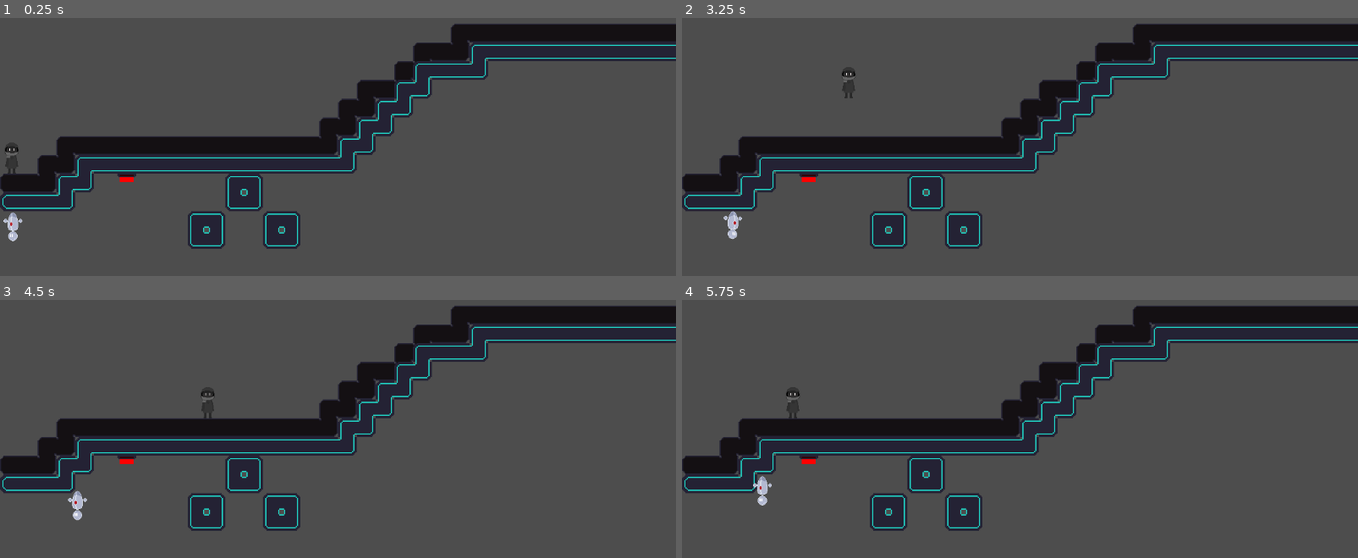
Above: before the commit, frames 1-4 (two rows, left to right).
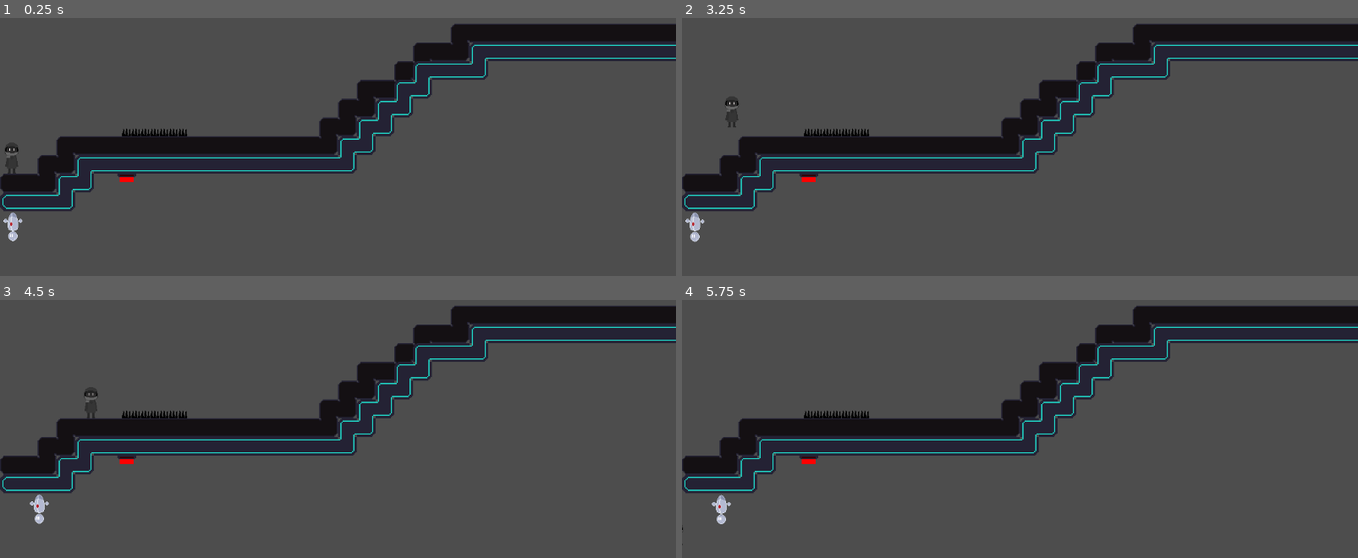
Above: after the commit, the same moments.

Repository: miniaturity/campfire-nyc
Game: Godot game, scene res://scenes/adriens_test_scene.tscn
Same seed, same stepped clock (60 frames per second), same inputs: the game is played once before the commit and once after it. This scene is started directly instead of the project's main scene.
Inputs:
- Up to frame 1 (0.25 s): no input
- Up to frame 2 (3.25 s): hold E (switch_controls) 0.53-1.28 s; hold D (move_right) 0.53-2.03 s; tap Space (jump) at 0.77, 1.52, 3.02 s; tap E (switch_controls) at 1.35, 2.85 s; hold A (move_left) 2.03-2.78 s; hold E (switch_controls) 2.03-2.78 s; hold D (move_right) from 2.78 s (still down)
- Up to frame 3 (4.5 s): hold E (switch_controls) 3.53-4.28 s; tap Space (jump) at 3.77 s; release D (move_right) at 4.28 s; hold A (move_left) from 4.28 s (still down); tap E (switch_controls) at 4.35 s
- Up to frame 4 (5.75 s): tap Space (jump) at 4.52 s; release A (move_left) at 5.03 s; hold D (move_right) from 5.03 s (still down); hold E (switch_controls) from 5.03 s (still down)

The runs differ from the first frame. In frame 1, 2.5% of the frame differs, in the area x 18-45%, y 42-90%; in frame 2, 3.0%, in the area x 0-45%, y 20-90%; in frame 3, 3.0%; in frame 4, 2.9%.
Error in both runs: Cannot call method 'to_local' on a null value. (res://src/robot_player.gd:90)

Commit message:
Added new Tileset and script

Diff:
--- a/scenes/adriens_test_scene.tscn
+++ b/scenes/adriens_test_scene.tscn
@@ -1,13 +1,16 @@
 [gd_scene format=4 uid="uid://chcrnlua4haam"]
 
+[ext_resource type="Script" uid="uid://cquu077xya2wx" path="res://scenes/SceneManager.gd" id="1_i6ie8"]
 [ext_resource type="TileSet" uid="uid://d2pd1k3fnvsyt" path="res://assets/starvia_world/starvia_tileset.tres" id="1_sd0if"]
 [ext_resource type="TileSet" uid="uid://cboxm6qc4clkn" path="res://assets/robot_world/robot_tileset.tres" id="2_bcp3k"]
 [ext_resource type="PackedScene" uid="uid://dy1ujdrd47cuw" path="res://objects/starvia_player.tscn" id="3_i6ie8"]
 [ext_resource type="PackedScene" uid="uid://cy7p2fjmypwn2" path="res://objects/robot_player.tscn" id="4_70sbq"]
 [ext_resource type="PackedScene" uid="uid://1sqg1tks871u" path="res://objects/button.tscn" id="5_bcp3k"]
+[ext_resource type="TileSet" uid="uid://cl44qg12ws4bf" path="res://assets/general_world/general_tileset.tres" id="7_70sbq"]
 
 [node name="AdriensTestScene" type="Node2D" unique_id=558223499]
 texture_filter = 1
+script = ExtResource("1_i6ie8")
 
 [node name="StarviaTiles" type="TileMapLayer" parent="." unique_id=1114080014]
 scale = Vector2(2, 2)
@@ -17,11 +20,6 @@
 [node name="RobotTiles" type="TileMapLayer" parent="." unique_id=343408680]
 scale = Vector2(2, 2)
 tile_map_data = PackedByteArray("AAAAAA0AAAABAAMAAAABAA0AAAACAAMAAAACAA0AAAACAAMAAAADAA0AAAADAAIAAAADAAwAAAABAAAAAAAEAA …(640 unchanged characters)…
-tile_set = ExtResource("2_bcp3k")
-
-[node name="RobotTiles2" type="TileMapLayer" parent="." unique_id=450549044]
-scale = Vector2(2, 2)
-tile_map_data = PackedByteArray("AAANAAwAAAADAAAAAAAMAAwAAAABAAAAAAAMAA0AAAABAAIAAAANAA0AAAADAAIAAAAKAA4AAAABAAAAAAAKAA8AAAABAAIAAAALAA8AAAADAAIAAAALAA4AAAADAAAAAAAOAA4AAAABAAAAAAAOAA8AAAABAAIAAAAPAA8AAAADAAIAAAAPAA4AAAADAAAAAAA=")
 tile_set = ExtResource("2_bcp3k")
 
 [node name="StarviaPlayer" parent="." unique_id=1335828167 instance=ExtResource("3_i6ie8")]
@@ -34,4 +32,8 @@
 position = Vector2(216, 400)
 rotation = -3.1415927
 button_color = Color(1, 0, 0, 1)
-target = NodePath("../RobotTiles2")
+target = NodePath("../RobotPlayer")
+
+[node name="GenericTiles" type="TileMapLayer" parent="." unique_id=932760132]
+tile_map_data = PackedByteArray("AAANABMAAAAAAAAAAQAOABMAAAAAAAAAAQAPABMAAAAAAAAAAQAQABMAAAAAAAAAAQARABMAAAAAAAAAAQASABMAAAAAAAAAAQATABMAAAAAAAAAAQA=")
+tile_set = ExtResource("7_70sbq")
